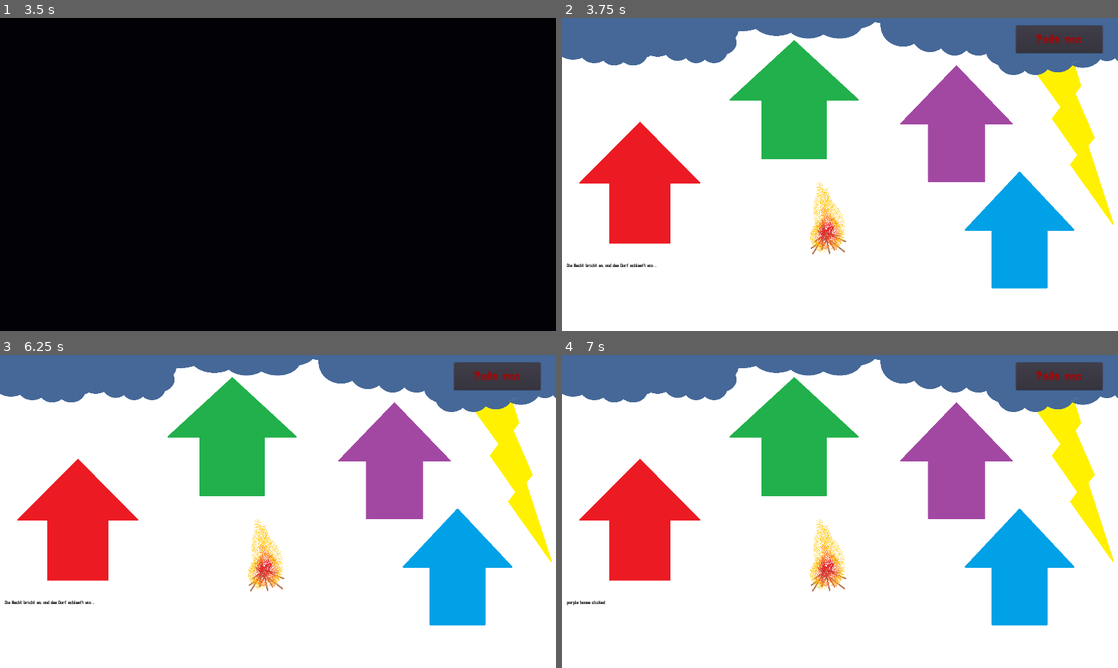
Above: before the commit, frames 1-4 (two rows, left to right).
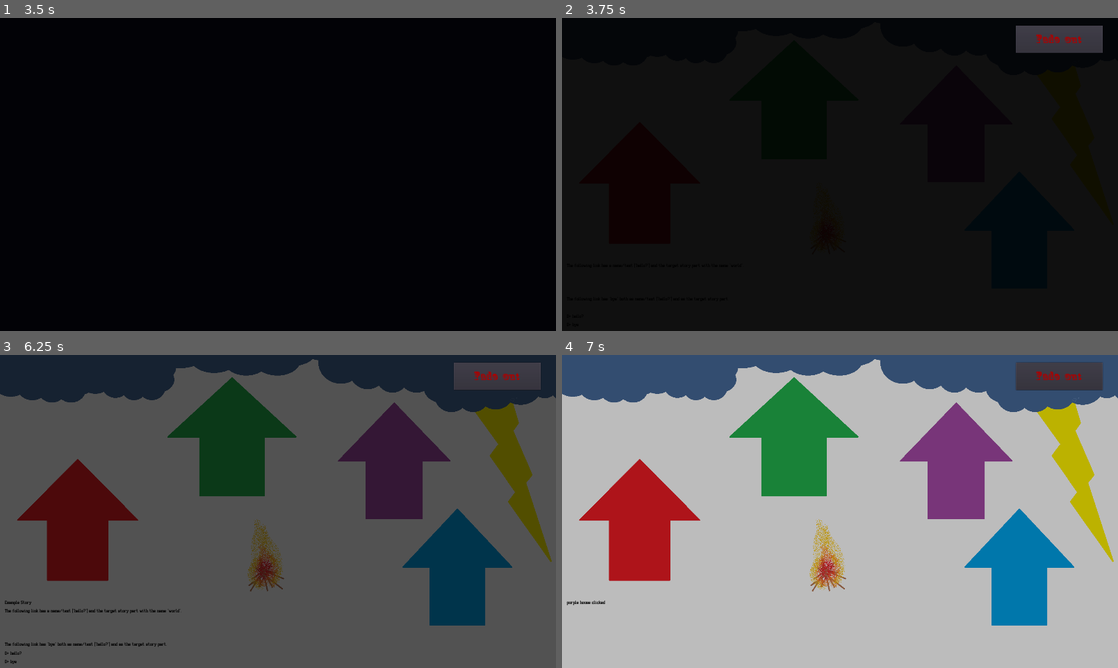
Above: after the commit, the same moments.

Repository: gadse/high-moon
Game: Godot game, scene res://scenes/main_menu/MainMenu.tscn
Two runs of this game, one before a commit and one after it. Both use one fixed random seed, a clock stepped at 60 frames per second and the inputs below.
Inputs (mouse positions are in pixels of both pictures, inside the frame that each line leads up to):
- Up to frame 1 (3.5 s): click "New Game" at 0.5 s; click "New Game" at 1.25 s; click "New Game" at 2 s; tap Enter at 2.75 s; move the mouse to (400, 158) at 2.77 s; tap 0 at 2.85 s; click (400, 158) at 2.92 s
- Up to frame 2 (3.75 s): move the mouse to (728, 190) at 3.52 s; tap 1 at 3.6 s; click (728, 190) at 3.67 s
- Up to frame 3 (6.25 s): click "Fade out" at 4.25 s; click "Fade out" at 5 s; click "Fade out" at 5.75 s
- Up to frame 4 (7 s): move the mouse to (945, 461) at 6.52 s; tap 2 at 6.6 s; click (945, 461) at 6.67 s

Frame 1 is identical in both runs. In frame 2, 99% of the frame differs, in the area x 0-100%, y 0-100%; in frame 3, 99%; in frame 4, 99%.
Error before the commit: Invalid call. Nonexistent 'String' constructor. (res://modules/twison-godot/twison_helper.gd:88)

Commit message:
GH-25 WIP

Diff:
--- /dev/null
+++ b/examples/example_story.json
@@ -0,0 +1,80 @@
+{
+  "passages": [
+    {
+      "text": "The following link has a name/text (\"hello?\") and the target story part with the name \"world\".\n\n[[hello? ->world]]\n\nThe following link has \"bye\" both as name/text (\"hello?\") and as the target story part.\n\n[[bye]]\n",
+      "links": [
+        {
+          "name": "hello? ",
+          "link": "world",
+          "pid": "3"
+        },
+        {
+          "name": "bye",
+          "link": "bye",
+          "pid": "2"
+        }
+      ],
+      "name": "Greeting",
+      "pid": "1",
+      "position": {
+        "x": "601",
+        "y": "198"
+      }
+    },
+    {
+      "text": "(set:$hello_clicked to false)\n\nkthxbye.\n\n[[continue -> end]]",
+      "links": [
+        {
+          "name": "continue ",
+          "link": " end",
+          "pid": "4"
+        }
+      ],
+      "name": "bye",
+      "pid": "2",
+      "position": {
+        "x": "800",
+        "y": "201"
+      }
+    },
+    {
+      "text": "world!\n\n(set:$hello_clicked to true)\n\n[[continue -> end]]",
+      "links": [
+        {
+          "name": "continue ",
+          "link": " end",
+          "pid": "4"
+        }
+      ],
+      "name": "world",
+      "pid": "3",
+      "position": {
+        "x": "599",
+        "y": "449"
+      }
+    },
+    {
+      "text": "(if:$hello_clicked)[You clicked on hello!]\n\nFIN.",
+      "name": " end",
+      "pid": "4",
+      "position": {
+        "x": "800",
+        "y": "448"
+      }
+    },
+    {
+      "text": "You found the secret!\n",
+      "name": " secret",
+      "pid": "5",
+      "position": {
+        "x": "1037",
+        "y": "452"
+      }
+    }
+  ],
+  "name": "Example Story",
+  "startnode": "1",
+  "creator": "Twine",
+  "creator-version": "2.3.9",
+  "ifid": "640B19B5-18B9-45D9-B315-2EB04051E5E7"
+}
--- a/modules/twison-godot/conditional_statement.gd
+++ b/modules/twison-godot/conditional_statement.gd
@@ -25,6 +25,10 @@
 	else:
 		push_error("Illegal target value {}".format(typeof(target_value)))
 		assert(false)
+
+
+func length():
+	return end_index - start_index + 1
 
 func eval(knowledge_base):
 	"""
--- a/modules/twison-godot/twison_helper.gd
+++ b/modules/twison-godot/twison_helper.gd
@@ -65,16 +65,19 @@
 		passages[pid] = passage
 
 		var set_statements = _extract_set_statements(passage)
-		passage.text = _remove_set_statements_from_passage_text(set_statements, passage)
+		passage.text = _remove_set_statements_from_passage_text(set_statements, passage.text)
 
 		var conditional_statements: Array = _extract_conditional_statements(passage)
 		for statement in conditional_statements:
 			passage.text.erase(statement.start_index, statement.length())
 			_insert_conditional_text(passage.text, knowledge_base, statement)
 
-func _remove_set_statements_from_passage_text(set_statements, passage):
+func _remove_set_statements_from_passage_text(set_statements, text):
+	var working_copy :String = String(text)
 	for statement in set_statements:
-		passage.text.erase(statement.start_index, statement.length())
+		working_copy.erase(statement.start_index, statement.length())
+	return working_copy
+
 
 
 func _extract_conditional_statements(passage):
@@ -153,7 +156,7 @@
 
 	while true:
 		var start_index: int = working_copy.find_last("(set:")
-		var end_index: int = working_copy.substr(start_index + 1).find(")")
+		var end_index: int = working_copy.substr(start_index + 1).find(")") + start_index
 
 		if start_index > -1 and end_index > -1:
 			var length: int = end_index - start_index + 1
@@ -169,12 +172,15 @@
 					start_index,
 					end_index,
 					var_and_val[0].strip_edges().to_lower(),
-					var_and_val[1].strip_edges().to_lower()
+					bool(var_and_val[1].strip_edges().to_lower())
 			)
 
 			found_set_statements.append(set_statement)
 			working_copy.erase(start_index, length)
-		elif (end_index > -1):
+		elif start_index == -1:
+			# no set statements present
+			break
+		elif end_index == -1:
 			# Raise error
 			push_error("passage parser encountered '(set:' without ')'")
 			assert(false)
--- a/scenes/templates/dialog/Dialog.tscn
+++ b/scenes/templates/dialog/Dialog.tscn
@@ -26,6 +26,7 @@
 [node name="Dialog" type="TextureRect"]
 anchor_right = 1.0
 anchor_bottom = 1.0
+size_flags_horizontal = 3
 script = ExtResource( 4 )
 __meta__ = {
 "_edit_use_anchors_": false
@@ -34,6 +35,11 @@
 [node name="Fader" parent="." instance=ExtResource( 1 )]
 
 [node name="ExtendableMarginContainer" parent="." instance=ExtResource( 5 )]
+margin_left = 1.33484
+margin_top = -1.33484
+margin_right = 1.33484
+margin_bottom = -1.33484
+size_flags_horizontal = 3
 custom_constants/margin_right = 600
 custom_constants/margin_top = 400
 custom_constants/margin_left = 20
@@ -44,6 +50,7 @@
 margin_top = 400.0
 margin_right = 1320.0
 margin_bottom = 1060.0
+size_flags_horizontal = 3
 size_flags_vertical = 3
 
 [node name="VBoxContainer" type="VBoxContainer" parent="ExtendableMarginContainer/PanelContainer"]
@@ -51,6 +58,7 @@
 margin_top = 7.0
 margin_right = 1293.0
 margin_bottom = 653.0
+size_flags_horizontal = 3
 custom_constants/separation = 30
 
 [node name="ExpandButton" type="Button" parent="ExtendableMarginContainer/PanelContainer/VBoxContainer"]
@@ -104,13 +112,14 @@
 margin_top = 230.0
 margin_right = 1286.0
 margin_bottom = 646.0
+size_flags_horizontal = 3
 size_flags_vertical = 3
 
 [node name="VBoxContainer" type="VBoxContainer" parent="ExtendableMarginContainer/PanelContainer/VBoxContainer/ScrollContainer"]
 margin_right = 1286.0
-margin_bottom = 416.0
+margin_bottom = 164.0
 size_flags_horizontal = 3
-size_flags_vertical = 3
+alignment = 2
 
 [node name="Button" parent="ExtendableMarginContainer/PanelContainer/VBoxContainer/ScrollContainer/VBoxContainer" instance=ExtResource( 3 )]
 anchor_right = 0.0
--- a/scenes/templates/dialog/DialogButton.gd
+++ b/scenes/templates/dialog/DialogButton.gd
@@ -4,5 +4,12 @@
 
 func _ready():
 	$MarginContainer/Label.text = caption
+	# pause one frame so the text gets updated
 	yield(get_tree(), "idle_frame")
+	# update button size to be equivalent to a label with the same text.
+	# Presumably, buttons don't resize to accommodate the text, whereas labels do?
 	self.rect_min_size.y = $MarginContainer/Label.rect_size.y + 15
+
+func _exit_tree():
+	print("y u do dis")
+	pass
--- a/scenes/town_overview/House.gd
+++ b/scenes/town_overview/House.gd
@@ -11,3 +11,5 @@
 	if event is InputEventMouseButton:
 		if event.is_pressed() and event.button_index == BUTTON_LEFT:
 			get_node("../Info").set_text(house + " house clicked")
+			get_node("../Fader").connect("faded_out", get_parent(), "_start_dialog")
+			get_node("../Fader").fade_out()
--- a/scenes/town_overview/TownOverview.gd
+++ b/scenes/town_overview/TownOverview.gd
@@ -1,6 +1,7 @@
 extends TextureRect
 
 var TwisonHelper = preload("res://modules/twison-godot/twison_helper.gd")
+var Dialog = preload("res://scenes/templates/dialog/Dialog.tscn")
 var story = TwisonHelper.new()
 
 const number_keys = [
@@ -21,10 +22,10 @@
 var just_starting = false
 
 func _ready():
-	$Fader.connect("faded_out", self, "queue_free")
+	#$Fader.connect("faded_out", self, "queue_free")
 	$Fader.fade_in()
 
-	story.parse_file("example_story.json")
+	story.parse_file("examples/example_story.json")
 	current_passage = story.start()
 	$Info.text = story.get_story_name() + "\n" + current_passage.text
 	_output_links(current_passage)
@@ -50,5 +51,16 @@
 		$Info.text += String(ix) + "> " + link.name
 
 func _on_Experimental_FadeOut_button_up():
+	$Fader.connect("faded_out", self, "queue_free")
 	$Fader.fade_out()
 	pass # Replace with function body.
+
+func _start_dialog():
+	print("_start_dialog")
+	$Fader.disconnect("faded_out", self, "_start_dialog")
+	var dialog = Dialog.instance()
+	dialog.connect("tree_exited", self, "_show_this")
+	self.add_child(dialog)
+
+func _show_this():
+	$Fader.fade_in()
--- a/scenes/town_overview/TownOverview.tscn
+++ b/scenes/town_overview/TownOverview.tscn
@@ -9,17 +9,13 @@
 
 [node name="TownOverview" type="TextureRect"]
 mouse_filter = 2
+texture = ExtResource( 3 )
 script = ExtResource( 1 )
 __meta__ = {
 "_edit_use_anchors_": false
 }
 
 [node name="Fader" parent="." instance=ExtResource( 2 )]
-
-[node name="TownOverviewMock" type="Sprite" parent="."]
-position = Vector2( 0.630005, -0.296234 )
-texture = ExtResource( 3 )
-centered = false
 
 [node name="Experimental_FadeOut" type="Button" parent="."]
 margin_left = 1568.45
Renamed: example_story.json -> examples/example_story_old.json
Not shown, added: graphics/background/BG_sheriffs_office.png.import
